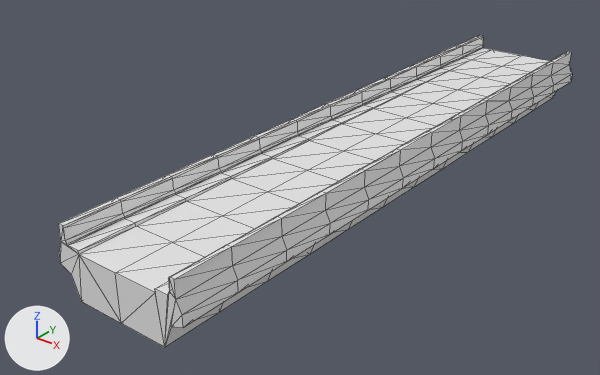
Renders of the OBJ model Transit.Addon.RoadExtensions/Roads/aHighwayTemplates/Meshes/16m/Elevated_Trans.obj from each side of a commit.
The view is the same before and after, from a 50 mm lens placed at (40.6, -62.4, 30.0), pointed at (-5.2, -5.1, -5.5). The axes (+X, +Y, +Z) are drawn at lower left. The lights are the same throughout. Mesh edges are drawn as thin lines. Where no turn or scale is listed for an object, it has been applied to the vertices.

In view in the first picture: 'Elevated_Trans'.
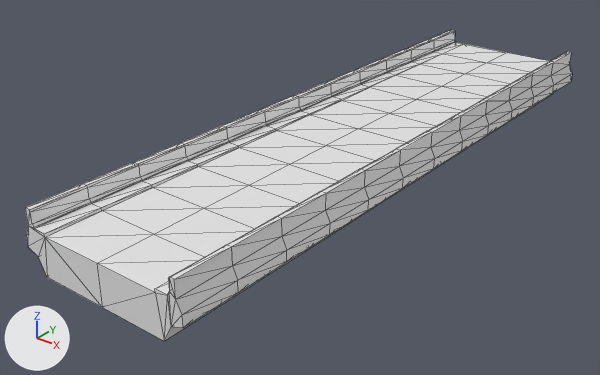
The newer file is also turned or shifted as a whole; pictures and numbers use the older file's frame.

Pixel boxes (x1, y1, x2, y2) of what changed, in the pictures (600 x 375 px; the box of a moved part takes in the faces that stretch with it):
'Elevated_Trans', reshaped (6% wider)
    before: (58, 35, 572, 347)
    after: (25, 30, 572, 341)
part 1 of me_elevated_trans, moved or reshaped
    before: (58, 35, 484, 347)
    after: (25, 30, 456, 341)

Patch to the scene script:
```diff
--- a/Transit.Addon.RoadExtensions/Roads/aHighwayTemplates/Meshes/16m/Elevated_Trans.obj.py
+++ b/Transit.Addon.RoadExtensions/Roads/aHighwayTemplates/Meshes/16m/Elevated_Trans.obj.py
@@ me_elevated_trans @@
 # used by ob_elevated_trans; location = (0.0, 0.0, 0.0)
-me_elevated_trans.from_pydata(...)  # 362 vertices, 720 faces; spans x -6.5..6.5, y -32.0..32.0, z -4.5..1.5
+me_elevated_trans.from_pydata(...)  # 362 vertices, 719 faces; spans x -10.5..6.5, y -32.0..32.0, z -4.0..1.5
+# me_elevated_trans part 1
+# 7 vertices are removed from x -6.0..4.5, y -32.0, z -4.5..0.4
+# 37 faces are deleted
+# 149 vertices in x -6.5..-4.0, y -32.0..32.0, z -2.5..1.5 move by (-4.0, 0.0, 0.0)
+# 13 vertices in x 0.0, y -32.0..32.0, z -4.5 move by (-2.0, 0.0, 0.5)
+# 13 vertices in x -4.5, y -32.0..32.0, z -4.5 move by (-4.0, 0.0, 0.5)
+# 13 vertices in x 0.0, y -32.0..32.0, z -0.3..0.0 move by (-2.0, 0.0, 0.0)
+# 12 vertices in x 4.5, y -26.7..32.0, z -4.5 move by (0.0, 0.0, 0.5)
+# 7 new vertices lie (0.0, -5.3, 0.0) away from vertices in x -6.0..4.5, y -26.7, z -4.5..0.4
+# 36 new faces join them
```
